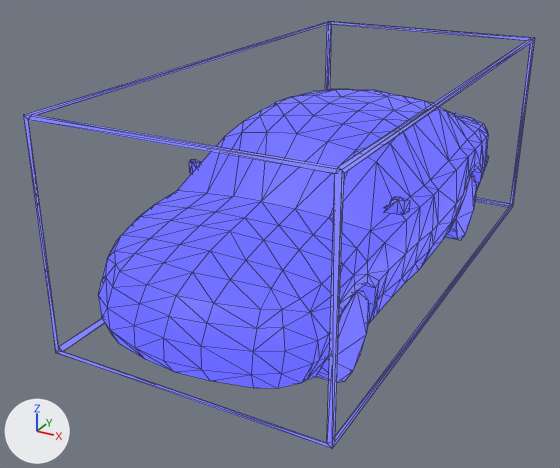
Two versions of the glTF model static/model/carbox.glb, one commit apart.
Camera for both pictures: a 50 mm camera at (2.63, -5.6, 3.06) aimed at (-0.25, -0.36, 0.45). The axes (+X, +Y, +Z) are drawn at lower left. The lights are the same throughout. Mesh edges are drawn as thin lines. Where no turn or scale is listed for an object, it has been applied to the vertices.

In view in the first picture: 'Cube_Line', 'car.015'.
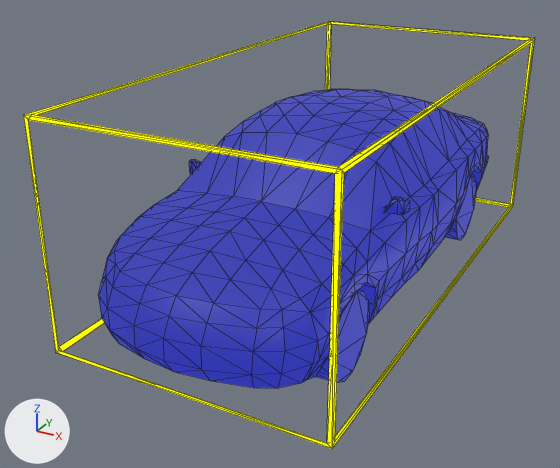
Pixel boxes (x1, y1, x2, y2) of what changed, in the pictures (560 x 468 px):
'car.015', recoloured: (98, 89, 489, 388) in both
'Cube_Line', recoloured (blue to yellow): (24, 21, 535, 448) in both

Edits to the bpy script that builds the scene:
```text
Change mat_lambert2:
    mat_lambert2.emission_color: (0.133, 0.133, 1.0) -> (0.0235, 0.0314, 0.424)  # blue #6666ff -> blue #2a32ae
Add mat_material_1:
    mat_material_1 = bpy.data.materials.new('Material_1')
    # nodes: BsdfTransparent, Emission, LightPath, MixShader, OutputMaterial
    # colours: yellow #ffff00
Change me_mesh_0:
    where me_mesh_0.from_pydata(...)  # 32 vertices, 80 faces; spans x -1.1..1.1, y -2.18..2.27, z 0.03..1.78
    remove me_mesh_0.materials.append(mat_cube_line_sd)  # black #000000
    add me_mesh_0.materials.append(mat_material_1)
```
